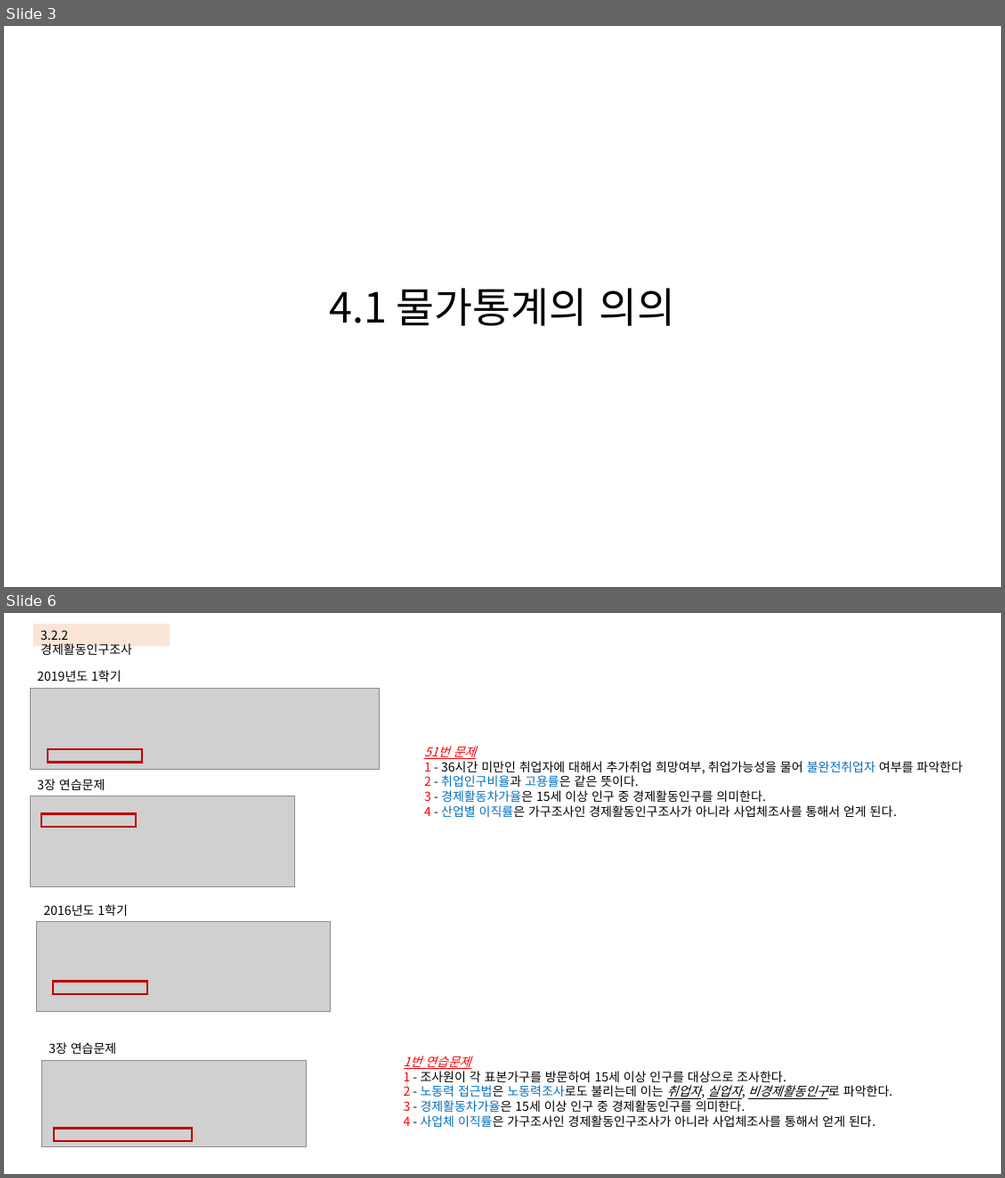
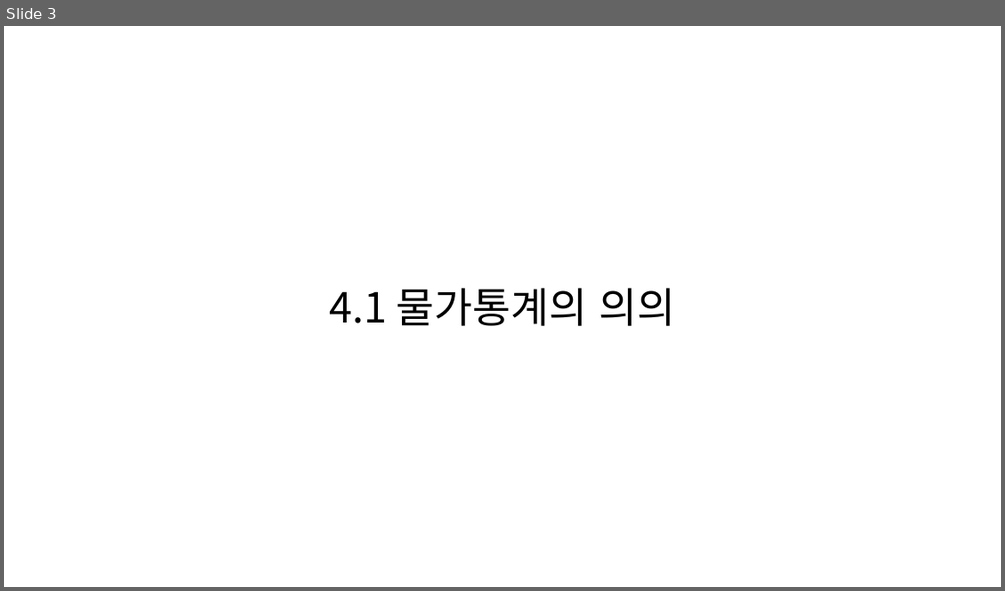
Before and after one commit to KNOU-STUDY/KNOU-UNDERSTANDING-NATIONAL-STATISTICS, a slide deck: previous_question/4장-물가통계.pptx. Shown one above the other, each under a label of ours: slides 3 and 6 before the commit, slide 3 after it; the slides between them are not shown. The pictures are 1005x1178 and 1005x591 pixels, drawn with LibreOffice and Linux fonts; fonts in the diff are those of the drawing; grey boxes stand for pictures. Boxes give left, top, right and bottom in pixels: in the first picture for what was removed or moved away, otherwise in the second. Text is boxed around its words. In the diff, an @@ line names an element or a change of style, - is before the commit and + after.

```diff
--- a/previous_question/4장-물가통계.pptx
+++ b/previous_question/4장-물가통계.pptx
@@ slide 6 removed at <box>4,613,1001,1174</box>, background #FFFFFF @@
@@ rectangle removed at <box>33,624,170,646</box> @@
-3.2.2 경제활동인구조사
@@ picture removed at <box>30,688,380,770</box> @@
@@ text removed at <box>37,670,121,682</box> @@
-2019년도 1학기
@@ text removed at <box>424,746,962,817</box> @@
-51번 문제
-1 - 36시간 미만인 취업자에 대해서 추가취업 희망여부, 취업가능성을 물어 불완전취업자 여부를 파악한다
-2 - 취업인구비율과 고용률은 같은 뜻이다.
-3 - 경제활동차가율은 15세 이상 인구 중 경제활동인구를 의미한다.
-4 - 산업별 이직률은 가구조사인 경제활동인구조사가 아니라 사업체조사를 통해서 얻게 된다.
@@ rectangle removed at <box>48,749,142,762</box> @@
@@ picture removed at <box>30,796,295,887</box> @@
@@ text removed at <box>37,779,105,790</box> @@
-3장 연습문제
@@ rectangle removed at <box>41,813,136,826</box> @@
@@ text removed at <box>44,904,127,916</box> @@
-2016년도 1학기
@@ picture removed at <box>36,921,330,1012</box> @@
@@ rectangle removed at <box>53,981,146,994</box> @@
@@ picture removed at <box>41,1060,306,1147</box> @@
@@ text removed at <box>48,1042,116,1054</box> @@
-3장 연습문제
@@ text removed at <box>404,1055,892,1127</box> @@
-1번 연습문제
-1 - 조사원이 각 표본가구를 방문하여 15세 이상 인구를 대상으로 조사한다.
-2 - 노동력 접근법은 노동력조사로도 불리는데 이는 취업자, 실업자, 비경제활동인구로 파악한다.
-3 - 경제활동차가율은 15세 이상 인구 중 경제활동인구를 의미한다.
-4 - 사업체 이직률은 가구조사인 경제활동인구조사가 아니라 사업체조사를 통해서 얻게 된다.
@@ rectangle removed at <box>54,1128,192,1141</box> @@
```
Also in this commit, not shown: 17 slides added, 9 other slides removed.
